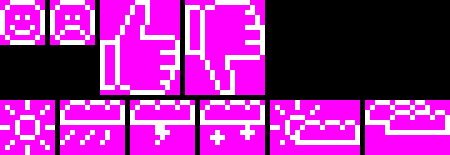
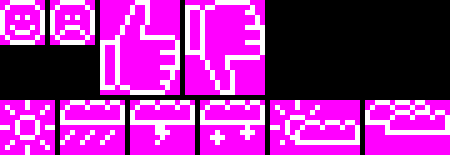
The second 450 × 155 image is a revision of the first. Changes to its layers:
painted on "Layer 1" over [105, 130, 115, 135]
